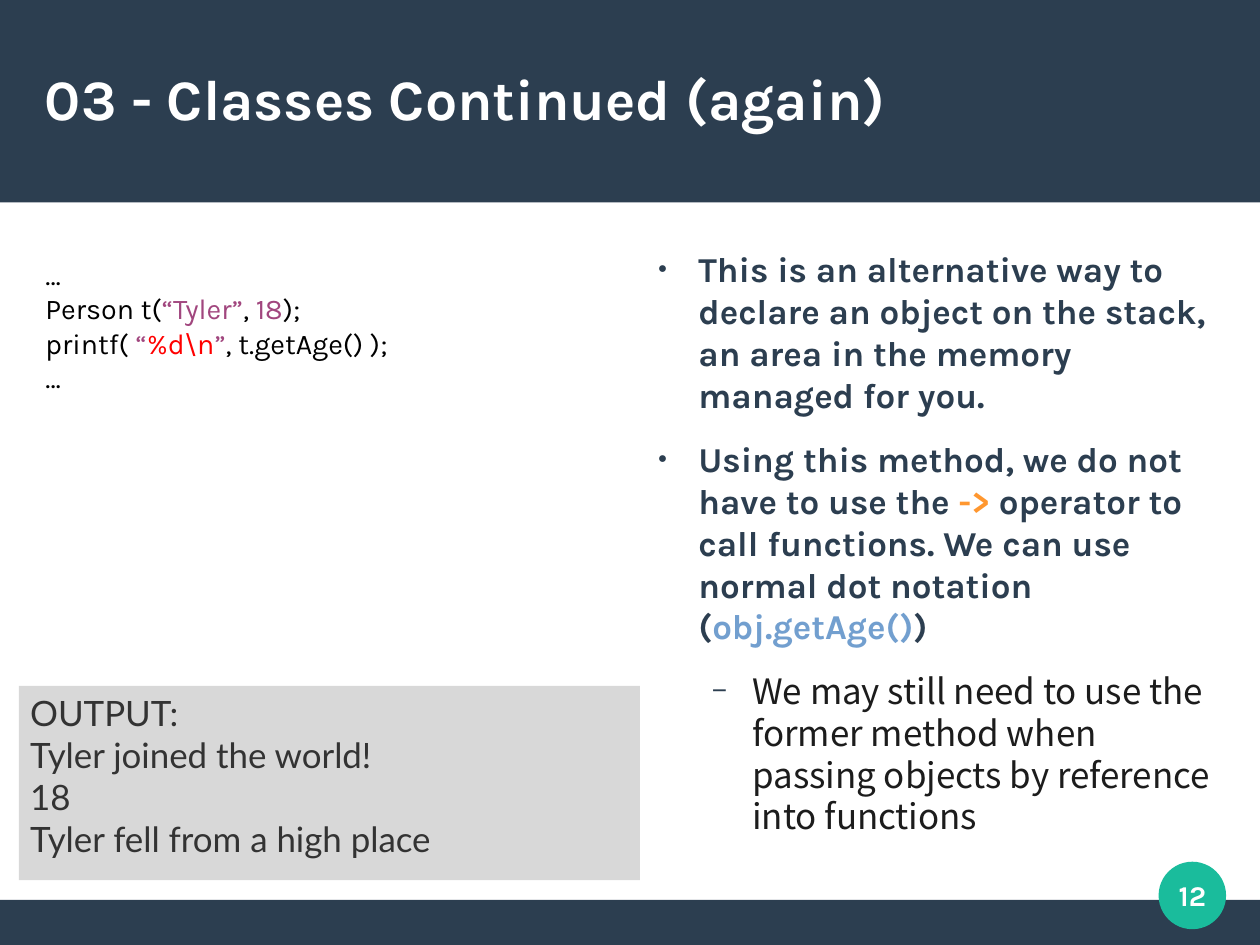
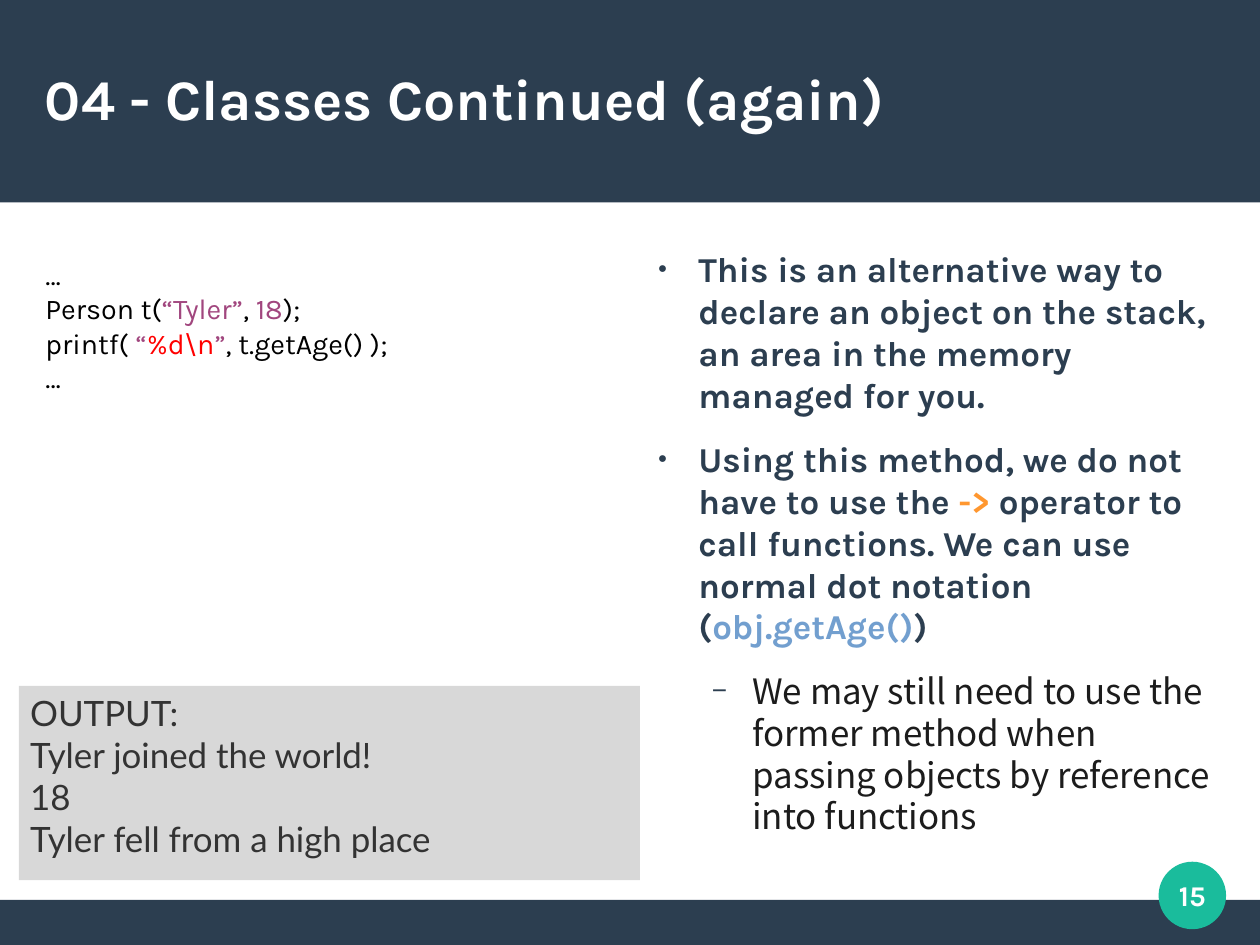
Before and after one commit to DuongTyler/CppCrashCourse, a slide deck: slide 15 of CPP.odp (slide 12 before the commit). Drawn at 1260x945 pixels with LibreOffice and Linux fonts; fonts in the diff are those of the drawing. Boxes give left, top, right and bottom in pixels: in the first picture for what was removed or moved away, otherwise in the second. Text is boxed around its words. In the diff, an @@ line names an element or a change of style, - is before the commit and + after.

```diff
--- a/CPP.odp
+++ b/CPP.odp
@@ title at (45,77,884,133): text changed @@
-03 - Classes Continued (again)
+04 - Classes Continued (again)
@@ page number at (1179,887,1206,907): text changed @@
-12
+15
```
Also in this commit, not shown: 5 other slides changed, 4 slides added, 2 other files.
